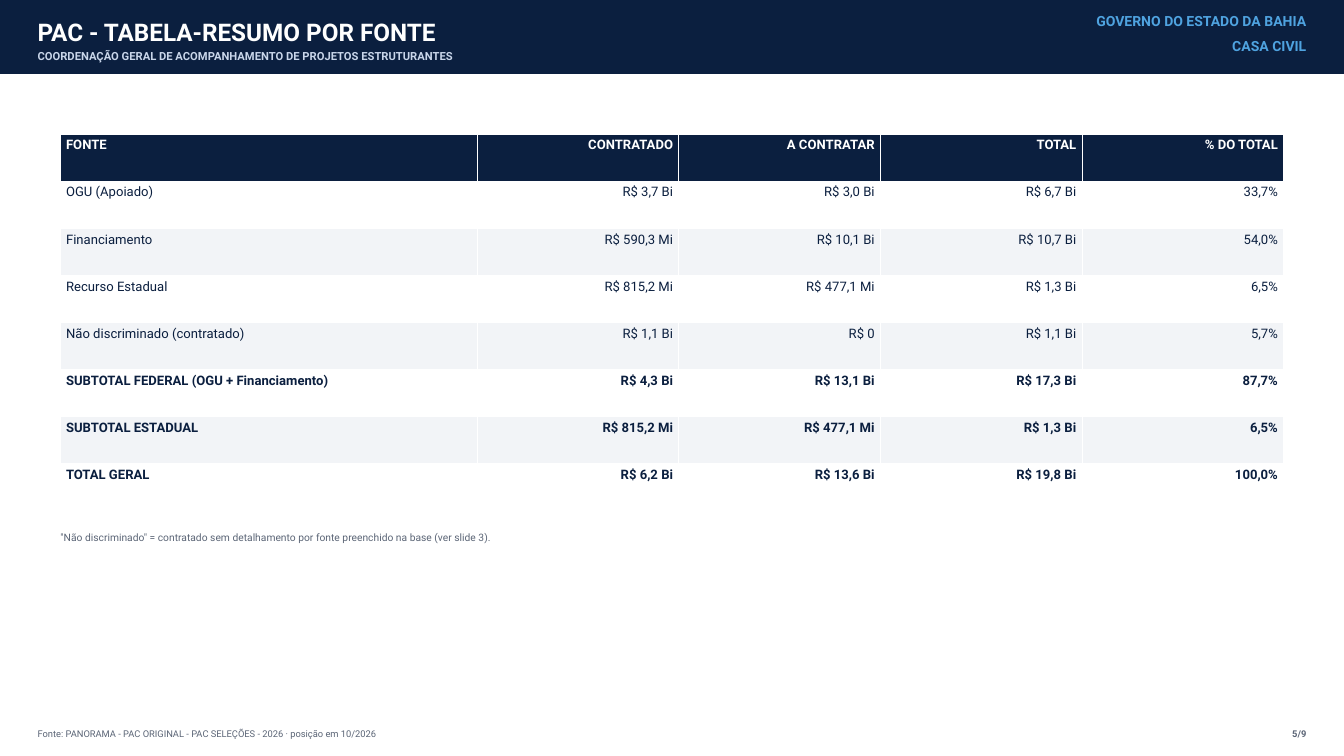
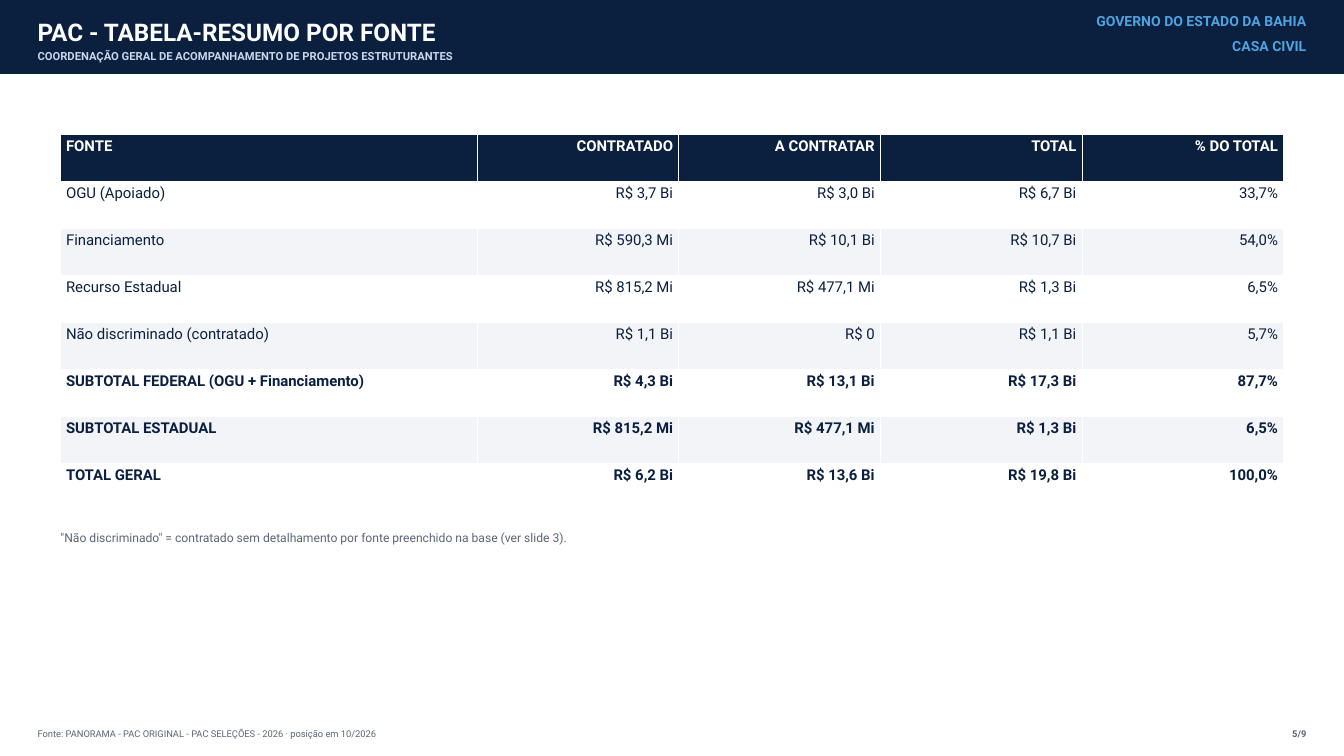
Before and after one commit to drochafig-sketch/cgape-balanco-pac, a slide deck: slide 5 of ANALISE_FINANCEIRA_PAC.pptx. Drawn at 1344x756 pixels with LibreOffice and Linux fonts; fonts in the diff are those of the drawing. Boxes give left, top, right and bottom in pixels: in the first picture for what was removed or moved away, otherwise in the second. Text is boxed around its words. In the diff, an @@ line names an element or a change of style, - is before the commit and + after.

```diff
--- a/ANALISE_FINANCEIRA_PAC.pptx
+++ b/ANALISE_FINANCEIRA_PAC.pptx
@@ table at <box>60,134,1284,511</box> @@
@@ size 14 to 16 pt @@
@@ text ""Não discriminado" = contratado sem ..." at <box>60,532,567,545</box>: size 11 to 13 pt @@
```
Also in this commit, not shown: 8 other slides changed, 4 other files.
